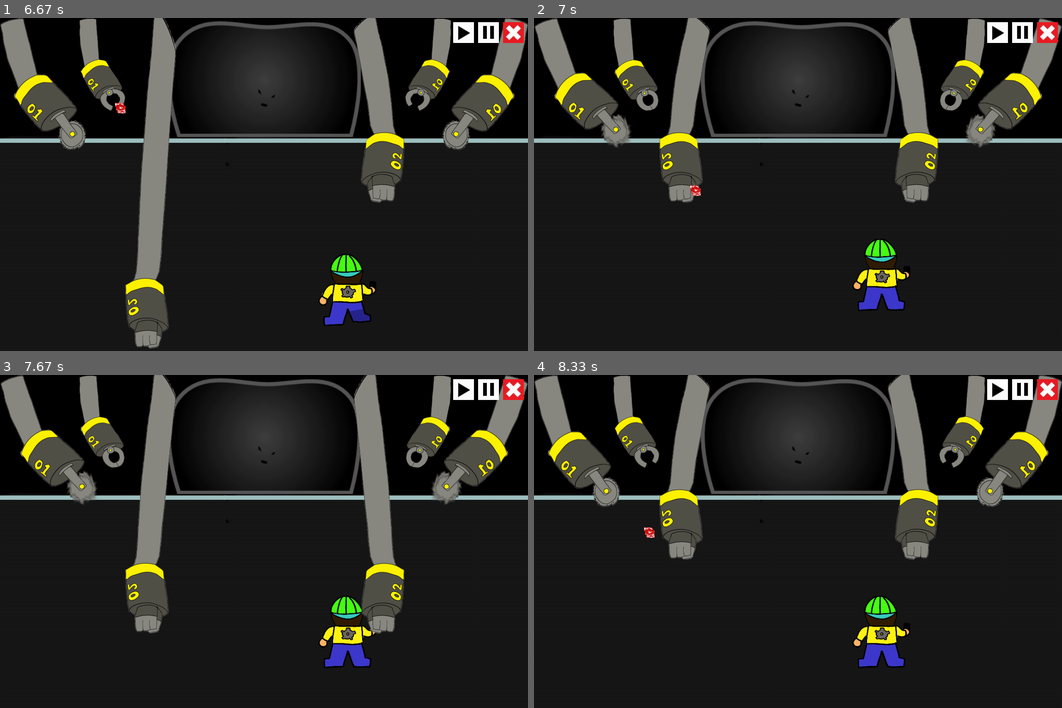
Above: before the commit, frames 1-4 (two rows, left to right).
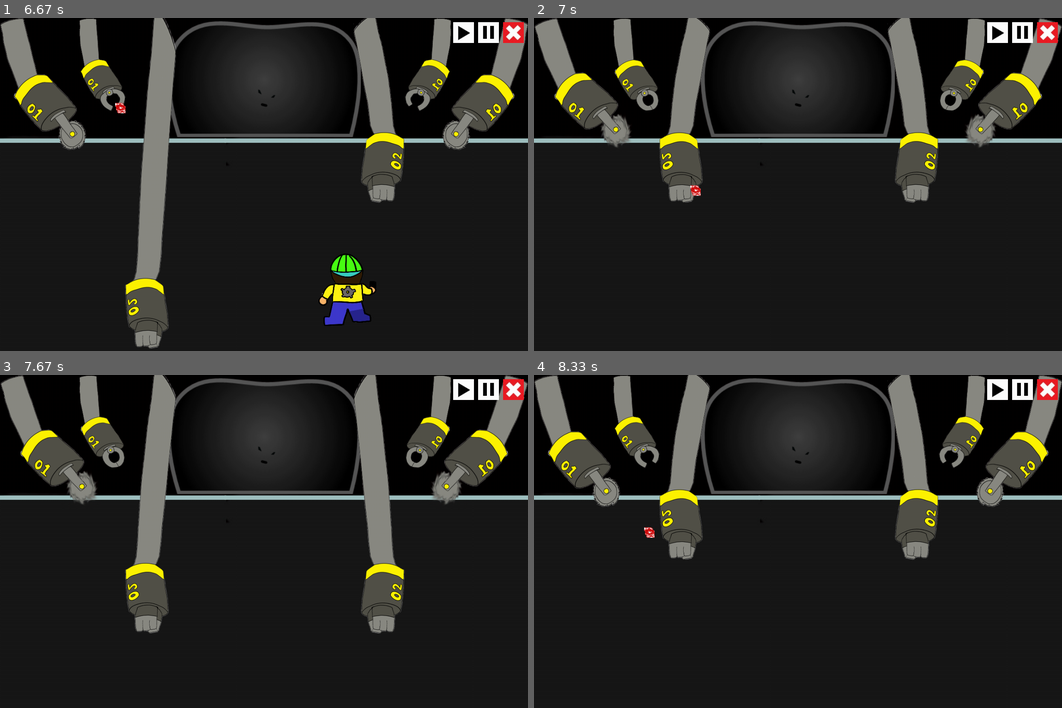
Above: after the commit, the same moments.

Repository: ss-hyun/Chilbo_pygame_pj
Game: pygame game, started from main.py
Two runs of this game, one before a commit and one after it. Both use one fixed random seed, a clock stepped at 60 frames per second and the inputs below.
Inputs (mouse positions are in pixels of both pictures, inside the frame that each line leads up to):
- Up to frame 1 (6.67 s): click (205, 211) at 0.38 s; tap Right Ctrl at 0.67, 1.07, 1.37, 1.57, 1.9, 2.2, 2.4, 2.7, 2.97, 3.63, 3.93, 4.07, 4.47, 4.77, 5.13, 5.53, 5.83, 6.03, 6.33, 6.53 s; hold Right 1-1.47 s; tap Z at 1.15, 2.48, 3.72, 5.22, 6.62 s; hold Up 1.5-1.8 s; hold Right 1.83-2.3 s; tap Ctrl at 1.98, 4.55, 6.12 s; hold Left 2.33-2.87 s; hold Down 2.9-3.2 s; tap A at 3.23 s; hold Left 3.57-3.97 s; hold Up 4-4.37 s; hold Right 4.4-5.03 s; hold Down 5.07-5.43 s; hold Left 5.47-5.93 s; hold Right 5.97-6.43 s; hold Up from 6.47 s (still down)
- Up to frame 2 (7 s): release Up at 6.77 s; tap Right Ctrl at 6.87 s
- Up to frame 3 (7.67 s): tap Right Ctrl at 7.17, 7.37 s; tap Ctrl at 7.45 s
- Up to frame 4 (8.33 s): tap Right Ctrl at 7.67, 7.93, 8.27 s; tap Z at 8.02 s

Frame 1 is identical in both runs. In frame 2, 1.1% of the frame differs, in the area x 60-72%, y 66-88%; in frame 3, 1.1%; in frame 4, 1.1%.

Commit message:
Fist attack and sound implement

Diff:
--- a/main.py
+++ b/main.py
@@ -4,7 +4,8 @@
 import button
 import stage1
 
-pygame.init
+pygame.init()
+pygame.mixer.init()
 
 # loading
 path = os.path.dirname(os.path.realpath(__file__))
--- a/stage1.py
+++ b/stage1.py
@@ -87,7 +87,7 @@
 
 
 def user_start(ch, game):
-    ch.pos = [ (game.display_size[0]-ch.size[ch.curr_state][0])/2, game.display_size[1]-ch.size[ch.curr_state][1]-10 ]
+    ch.pos = [ (game.display_size[0]-ch.size[ch.curr_state][0])//2, game.display_size[1]-ch.size[ch.curr_state][1]-10 ]
     if game.stage_number == 1:
         ch.hp = 100 #유저 체력
     if game.stage_number == 2:
@@ -130,7 +130,7 @@
 
 
 def boss_start(ch, game):
-    ch.pos = [ (game.display_size[0]-ch.size[ch.curr_state][0])/2, ch.size[ch.curr_state][1]-270 ]
+    ch.pos = [ (game.display_size[0]-ch.size[ch.curr_state][0])//2, ch.size[ch.curr_state][1]-270 ]
 
 def boss_resize(ch):
     # image_boss = pygame.image.load("/image/exboss.svg")
@@ -158,12 +158,17 @@
         elif ch.curr_state == ch.state_num-1: ch.change_direc = False
         ch.curr_state += 1 if ch.change_direc else -1
 
+def arm_atk_fist_1(ch, game):
     for event in game.event_key:
         if event.type == pygame.KEYDOWN:
             if event.key == pygame.K_RCTRL:
                 ch.change_count= 0
                 ch.curr_state = 3
                 ch.change_direc = True
+                atk = stage_template.Rectangle_Attack(ch.atk_list[0][0], ch.atk_list[0][1], ch.size[ch.curr_state],
+                                                                ch.pos.copy(), fist_atk_move, ch.atk_list[0][3])
+                game.monster_attack.append(atk)
+                atk.save_var['ch'] = ch
 
 
 def arm_move_fist_2(ch, game):
@@ -175,12 +180,17 @@
         elif ch.curr_state == ch.state_num-1: ch.change_direc = False
         ch.curr_state += 1 if ch.change_direc else -1
 
+def arm_atk_fist_2(ch, game):
     for event in game.event_key:
         if event.type == pygame.KEYDOWN:
             if event.key == pygame.K_LCTRL:
                 ch.change_count= 0
                 ch.curr_state = 3
                 ch.change_direc = True
+                atk = stage_template.Rectangle_Attack(ch.atk_list[0][0], ch.atk_list[0][1], ch.size[ch.curr_state],
+                                                                ch.pos.copy(), fist_atk_move, ch.atk_list[0][3])
+                game.monster_attack.append(atk)
+                atk.save_var['ch'] = ch
 
 def arm_move_forceps(ch, game):
     ch.change_count += 1
@@ -250,16 +260,27 @@
     ch.pos = [ 995, 0 ]
     ch.curr_state = 1
 
-def fist_attack(ch, game):
-
-    pass
+def fist_atk_move(atk, game):
+    ch = atk.save_var['ch']
+    if ch.curr_state > 2:
+        atk.range = ch.size[ch.curr_state]
+        for usr in game.user_list[:]:
+            if usr.pos[0] > atk.pos[0] + atk.range[0] or usr.pos[0] + usr.size[usr.curr_state][0] < atk.pos[0] \
+                    or usr.pos[1] > atk.pos[1] + atk.range[1] or usr.pos[1] + usr.size[usr.curr_state][1] < atk.pos[1]: continue
+            usr.hp -= atk.damage
+            atk.sound.play()
+            if usr.hp <= 0: game.user_list.remove(usr)
+            return False
+        return True
+    return False
 
 
 def forceps_attack_1(ch, game):
     for event in game.event_key:
         if event.type == pygame.KEYDOWN:
             if event.key == pygame.K_z:
-                atk = stage_template.Spherical_Attack(ch.atk_list[0][0], ch.atk_list[0][1], ch.atk_list[0][2], [ ch.pos[0]+75 , ch.pos[1]+180 ], forceps_attack_move_1)
+                atk = stage_template.Spherical_Attack(ch.atk_list[0][0], ch.atk_list[0][1], ch.atk_list[0][2],
+                                                        [ ch.pos[0]+75 , ch.pos[1]+180 ], forceps_attack_move_1)
                 game.monster_attack.append(atk)
                 atk.save_var['d1'] = random.randrange(1, 4)
 
@@ -278,8 +299,7 @@
         if user.pos[1] < atk.pos[1] and atk.pos[1] <= user.pos[1] + user.size[user.curr_state][1] and user.pos[0] < atk.pos[0] and atk.pos[0] <= user.pos[0] + user.size[user.curr_state][0] :
             if user.name == "user":
                 user.hp -= atk.damage
-                if user.hp <= 0:
-                    game.user_list.remove(user)
+                if user.hp <= 0: game.user_list.remove(user)
             return False
     return True
 
@@ -351,8 +371,7 @@
         if user.pos[1] < atk.pos[1] and atk.pos[1] <= user.pos[1] + user.size[user.curr_state][1] and user.pos[0] < atk.pos[0] and atk.pos[0] <= user.pos[0] + user.size[user.curr_state][0] :
             if user.name == "user":
                 user.hp -= atk.damage
-                if user.hp <= 0:
-                    game.user_list.remove(user)
+                if user.hp <= 0: game.user_list.remove(user)
             atk.remove_count = 2
             return True
     return True
@@ -435,10 +454,11 @@
     bg_image = pygame.image.load(path + "/image/boss_stage_test.jpg")
 
     # attack info : ( image path, damage, range )
-    user_atk_info = [ [ "/image/bullet.png", 1, 9 ] ]
-    forceps_atk_info = [ ["/image/gugu.png", 5, 10] ]
-    saw_atk_info = [ ["/image/sawsaw.png", 10, 10] ]
-    laser_atk_info = [["/image/laser_field.png", 1 , 10]]
+    user_atk_info = [ [ "/image/bullet.png", 1, 9, None ] ]
+    fist_atk_info = [ [ None, 5, None, "/sound/punch.wav" ] ]
+    forceps_atk_info = [ [ "/image/gugu.png", 5, 10, None ] ]
+    saw_atk_info = [ [ "/image/sawsaw.png", 10, 10, None  ] ]
+    laser_atk_info = [ [ "/image/laser_field.png", 1 , 10, None ] ]
 
     # character info : (name, relative path list, function list, attack info list, group)
     # # name : character name
@@ -449,8 +469,8 @@
     ch_info_list = [ ("user", [ "/image/오른1.png", "/image/왼1.png", "/image/앞1.png", "/image/뒤1.png" ,"/image/오른2.png",  …(189 unchanged characters)…
                      ("boss", [ "/image/exboss.svg" ], [ None, boss_start, None, boss_resize ], None, 1),
 
-                     ("boss_arm1", [ "/image/fist.png", "/image/fist_+1.png", "/image/fist_+2.png", "/image/fist_attack.png", "/image/fist_attack_+1.png", "/image/fist_attack_+2.png"  ], [ arm_move_fist_1, arm2_start, None, arm_trans ], None, 1),
-                     ("boss_arm2", [ "/image/r_fist.png", "/image/r_fist_+1.png", "/image/r_fist_+2.png", "/image/r_fist_attack.png", "/image/r_fist_attack_+1.png", "/image/r_fist_attack_+2.png" ], [ arm_move_fist_2, arm1_start, None, arm_trans ], None, 1),
+                     ("boss_arm1", [ "/image/fist.png", "/image/fist_+1.png", "/image/fist_+2.png", "/image/fist_attack.png", "/image/fist_attack_+1.png", "/image/fist_attack_+2.png"  ], [ arm_move_fist_1, arm2_start, arm_atk_fist_1, arm_trans ], fist_atk_info, 1),
+                     ("boss_arm2", [ "/image/r_fist.png", "/image/r_fist_+1.png", "/image/r_fist_+2.png", "/image/r_fist_attack.png", "/image/r_fist_attack_+1.png", "/image/r_fist_attack_+2.png" ], [ arm_move_fist_2, arm1_start, arm_atk_fist_2, arm_trans ], fist_atk_info, 1),
                      ("boss_arm3", [ "/image/forceps_1.png", "/image/forceps_2.png", "/image/forceps_2.png", "/image/forceps_1.png", "/image/forceps_1.png" ], [ arm_move_forceps, arm4_start, forceps_attack_2, arm_trans ], forceps_atk_info, 1),
                      ("boss_arm4", [ "/image/r_forceps_1.png", "/image/r_forceps_2.png", "/image/r_forceps_2.png", "/image/r_forceps_1_attack_1.png", "/image/r_forceps_1_attack_2.png" ], [ arm_move_forceps, arm3_start, forceps_attack_1, arm_trans ], forceps_atk_info, 1),
                      ("boss_arm5", [ "/image/saw2.png", "/image/saw2_+1.png", "/image/saw2_+2.png", "/image/saw2_+1.png","/image/saw2.png", "/image/saw2.png" ], [ arm_move_saw, arm5_start, saw_attack_1, arm_trans ], saw_atk_info, 1),
--- a/stage_template.py
+++ b/stage_template.py
@@ -47,12 +47,13 @@
 
 # 사각형 형태의 공격
 class Rectangle_Attack:
-    def __init__(self, image, damage, range, pos, atk_move):
+    def __init__(self, image, damage, range, pos, atk_move, sound = None):
         self.image = image
         self.damage = damage
         self.atk_range = range
         self.pos = pos
         self.atk_mv_action = atk_move
+        self.sound = sound
         self.remove_count = 3
         # List of variables you want to save here
         # "variable name" : value
@@ -92,7 +93,8 @@
         # atk_list[i][0] : image surface, [1] : damage
         self.atk_list = []
         if info[3]:
-            for atk in info[3]: self.atk_list.append((pygame.image.load(path+atk[0]), atk[1], atk[2]))
+            for atk in info[3]: self.atk_list.append((pygame.image.load(path+atk[0]) if atk[0] else None, atk[1], atk[2], pygame.mixer.Sound(path+atk[3]) if atk[3] else None))
+        if self.atk_list and self.atk_list[0][3]: self.atk_list[0][3].set_volume(0.02)
         # group : 1 - monster, 0 - user
         self.group = info[4]
         self.move_factor_x = 0
@@ -192,12 +194,12 @@
                 if c.attack: c.attack(c, self)
 
             for a in self.user_attack[:]:
-                background.blit(a.image, a.pos)
+                if a.image: background.blit(a.image, a.pos)
                 if not a.move(self):
                     self.user_attack.remove(a)
 
             for a in self.monster_attack[:]:
-                background.blit(a.image, a.pos)
+                if a.image: background.blit(a.image, a.pos)
                 if not a.move(self):
                     self.monster_attack.remove(a)
 
Not shown, added: sound/laser.wav
Not shown, added: sound/punch.wav
Not shown, added: sound/saw.wav
